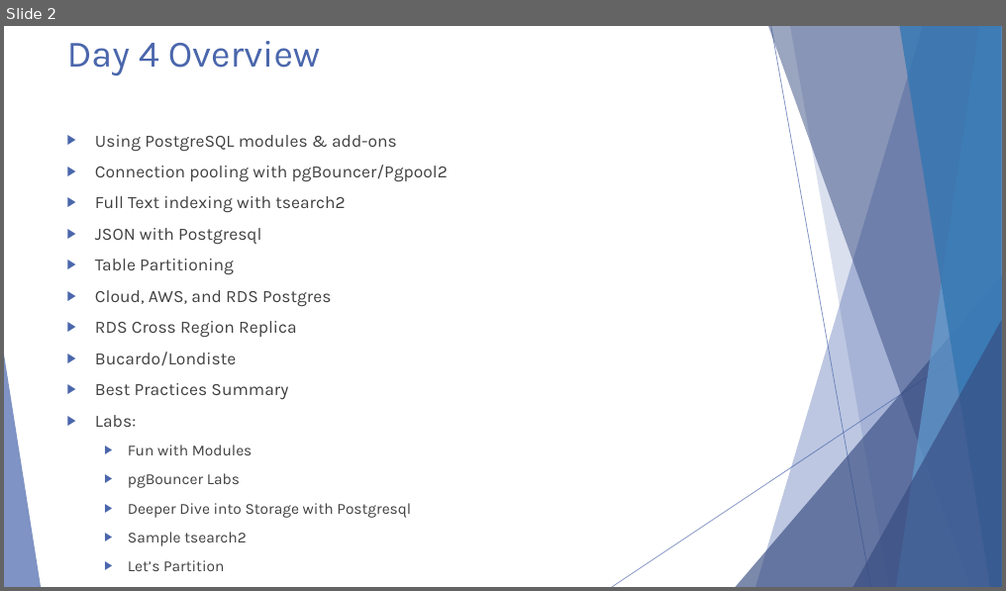
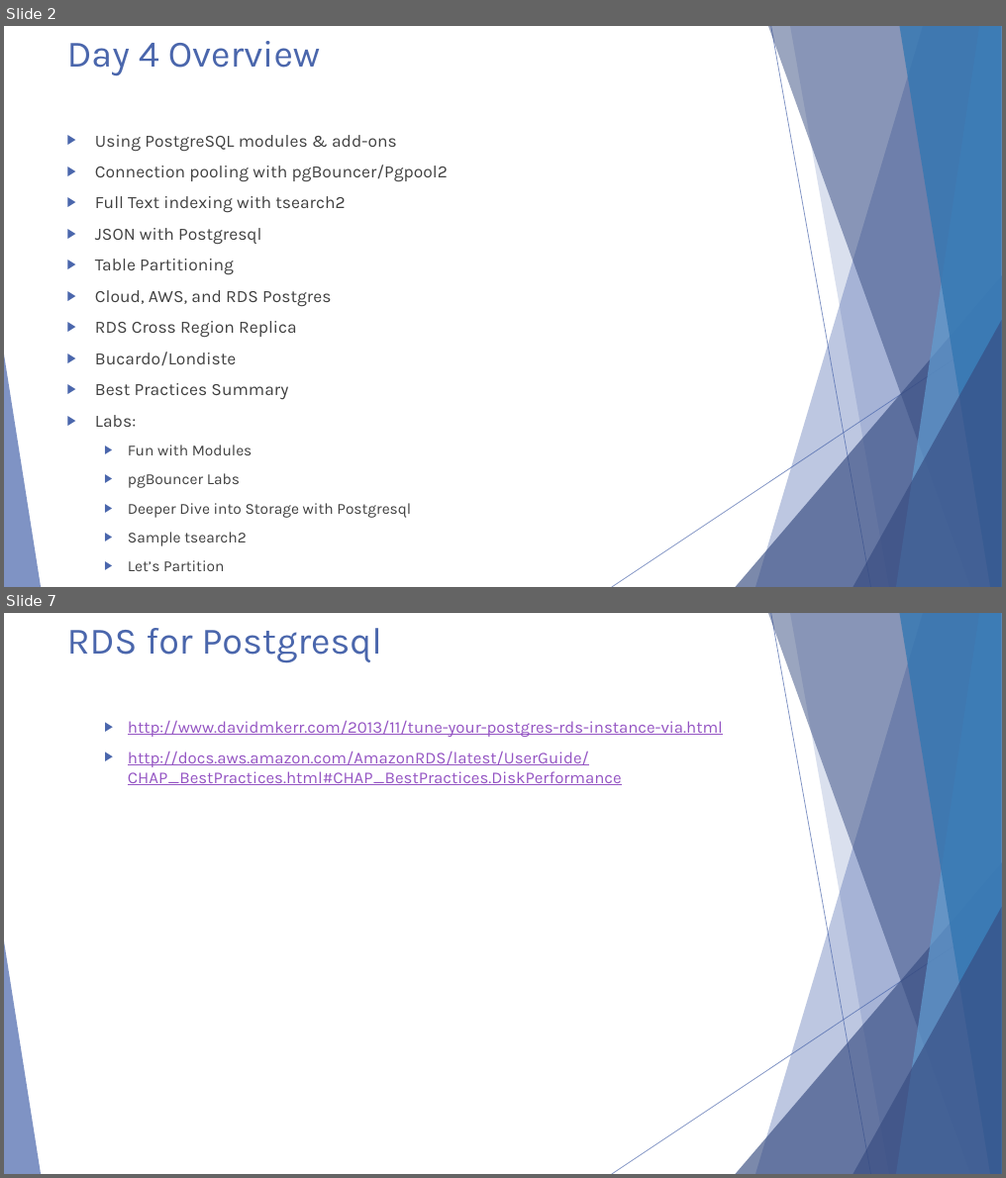
Before and after one commit to michaelrishiforrester/IntrotoPostgres2016, a slide deck: Presentations/Postgresql Presentation Day 4.pptx. Shown one above the other, each under a label of ours: slide 2 before the commit, slides 2 and 7 after it; the slides between them are not shown. The pictures are 1006x591 and 1006x1178 pixels, drawn with LibreOffice and Linux fonts; fonts in the diff are those of the drawing. Boxes give left, top, right and bottom in pixels: in the first picture for what was removed or moved away, otherwise in the second. Text is boxed around its words. In the diff, an @@ line names an element or a change of style, - is before the commit and + after.

```diff
--- a/Presentations/Postgresql Presentation Day 4.pptx
+++ b/Presentations/Postgresql Presentation Day 4.pptx
@@ slide 7 added at (4,613,1002,1174), background #FFFFFF; not listed: 10 template elements that a slide beside it also shows @@
@@ title added at (67,628,382,663), 36 pt, text #4A66AC @@
+RDS for Postgresql
@@ text added at (128,720,723,785), 16 pt, text #9454C3, underline @@
+  ▶ http://www.davidmkerr.com/2013/11/tune-your-postgres-rds-instance-via.html
+  ▶ http://docs.aws.amazon.com/AmazonRDS/latest/UserGuide/CHAP_BestPractices.html#CHAP_BestPractices.DiskPerformance
```
Also in this commit, not shown: 5 slides changed, 2 other slides added, 2 slides removed.
